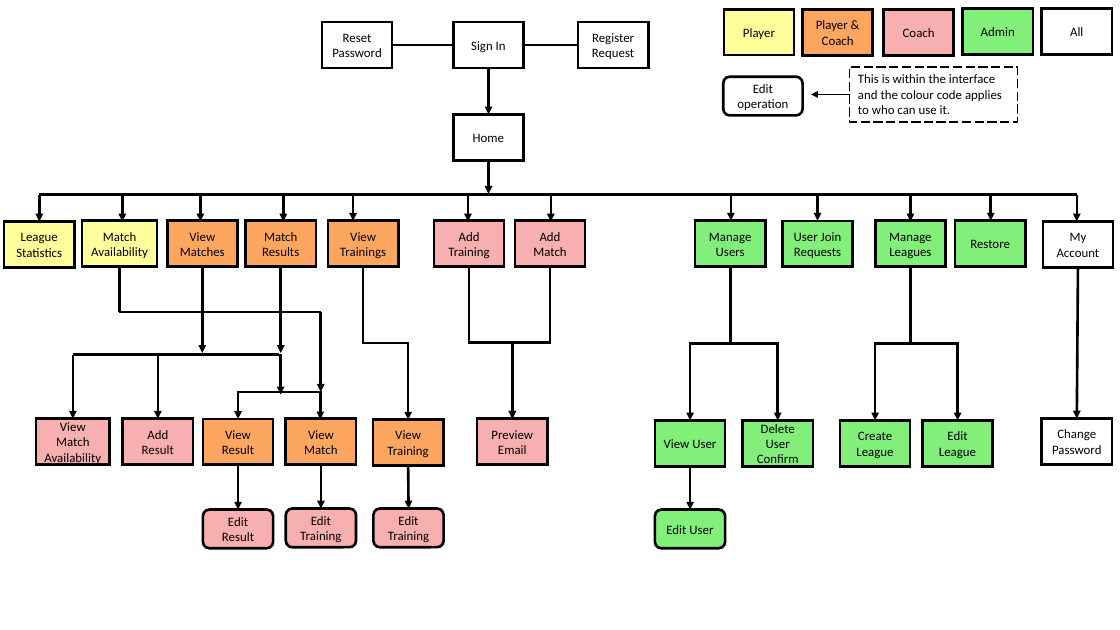
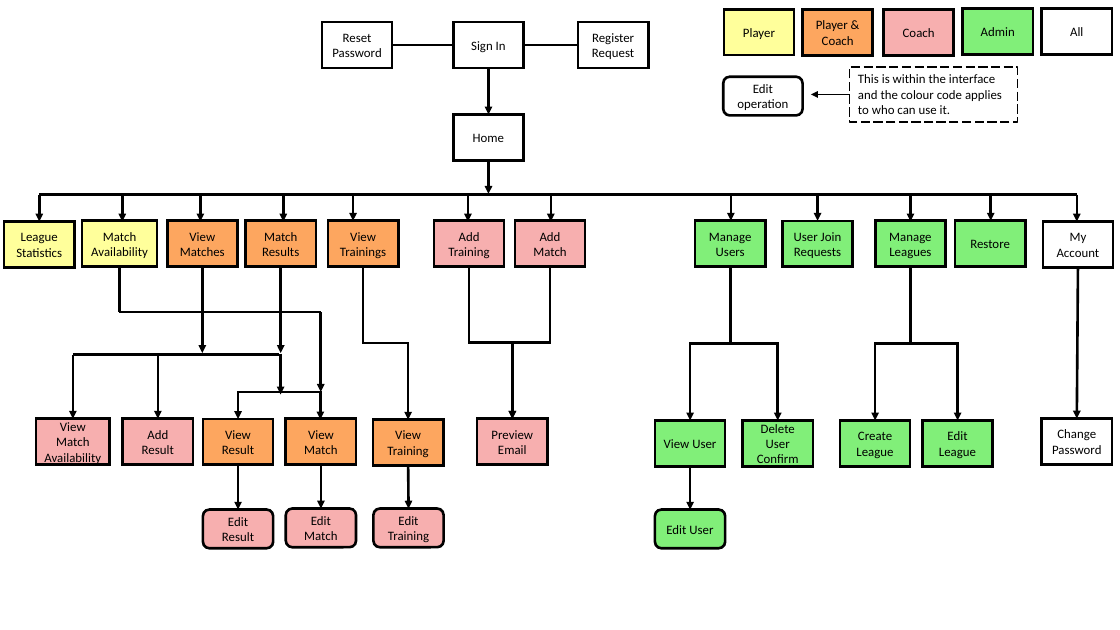
Before and after one commit to D0rm1nL3v1t4n/ControlledAssessment, a slide deck: slide 1 of System Flowchart Overview.pptx. Drawn at 1120x630 pixels with LibreOffice and Linux fonts; fonts in the diff are those of the drawing. Boxes give left, top, right and bottom in pixels: in the first picture for what was removed or moved away, otherwise in the second. Text is boxed around its words. In the diff, an @@ line names an element or a change of style, - is before the commit and + after.

```diff
--- a/System Flowchart Overview.pptx
+++ b/System Flowchart Overview.pptx
@@ text in rounded rectangle at (x1=304, y1=516, x2=337, y2=540): text changed @@
-Edit Training
+Edit Match
```
Also in this commit, not shown: 25 other files.
